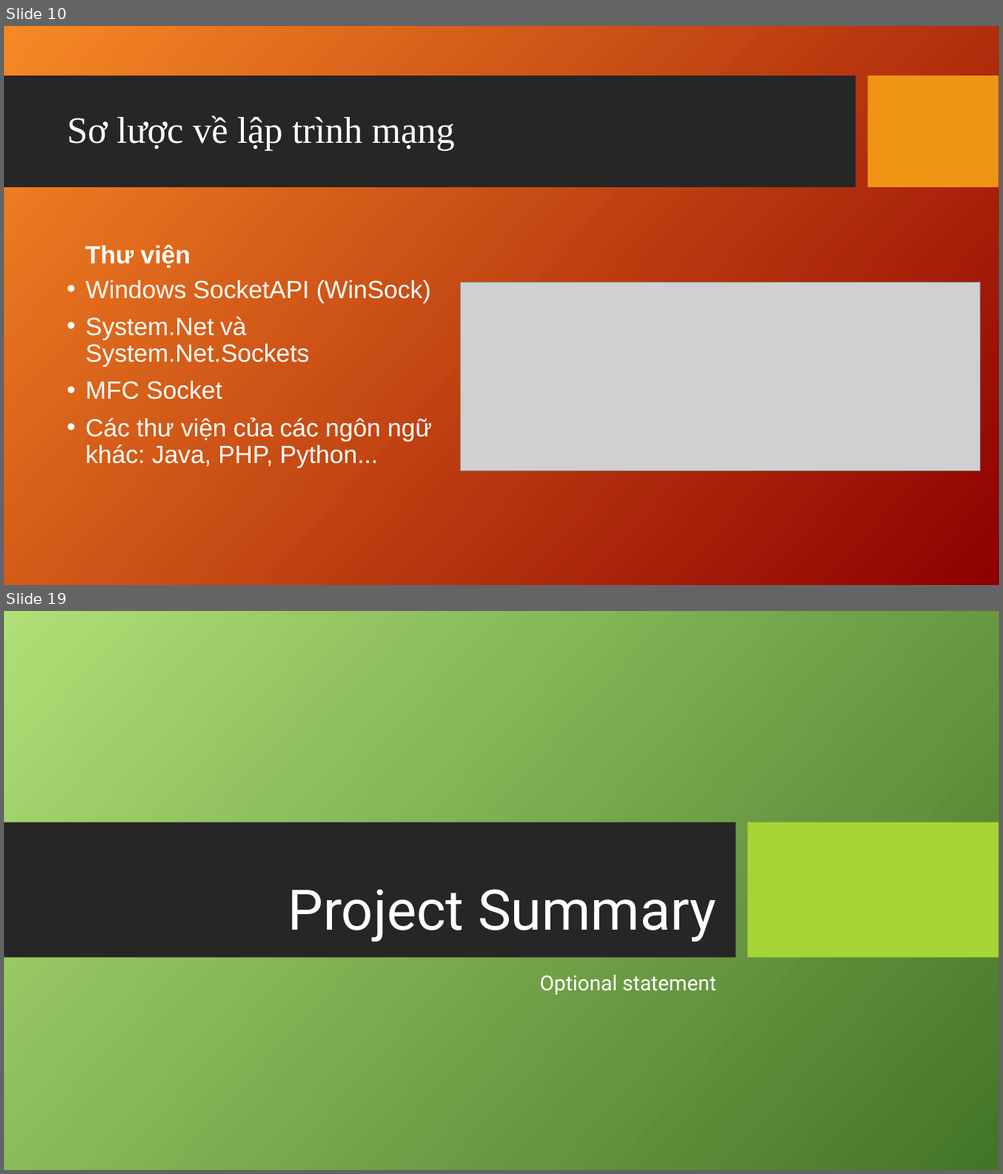
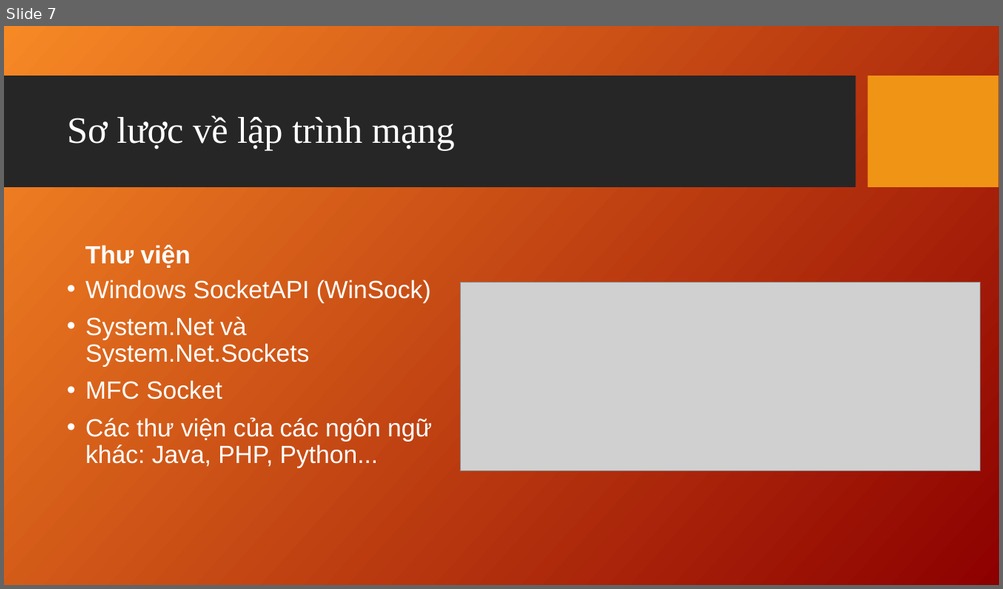
Before and after one commit to bahao247/ChattingApp, a slide deck: Documents/Socket_Connect_Presentation_TuanNA_2142.ppt. Shown one above the other, each under a label of ours: slides 10 and 19 before the commit, slide 7 after it; the slides between them are not shown. The pictures are 1003x1174 and 1003x589 pixels, drawn with LibreOffice and Linux fonts; fonts in the diff are those of the drawing; grey boxes stand for pictures; background and template pictures are left out. Boxes give left, top, right and bottom in pixels: in the first picture for what was removed or moved away, otherwise in the second. Text is boxed around its words. In the diff, an @@ line names an element or a change of style, - is before the commit and + after.

Commit message:
All project

```diff
--- a/Documents/Socket_Connect_Presentation_TuanNA_2142.ppt
+++ b/Documents/Socket_Connect_Presentation_TuanNA_2142.ppt
@@ slide 19 removed at (x1=4, y1=611, x2=999, y2=1170), background picture (left out) @@
@@ rectangle removed at (x1=4, y1=822, x2=735, y2=957) @@
@@ rectangle removed at (x1=747, y1=822, x2=998, y2=957) @@
@@ title removed at (x1=287, y1=889, x2=716, y2=942) @@
-Project Summary
@@ subtitle removed at (x1=540, y1=975, x2=716, y2=995) @@
-Optional statement
@@ what was slide 10 is now slide 7 @@
```
Also in this commit, not shown: 16 slides added, 12 other slides removed, 3 other files.
